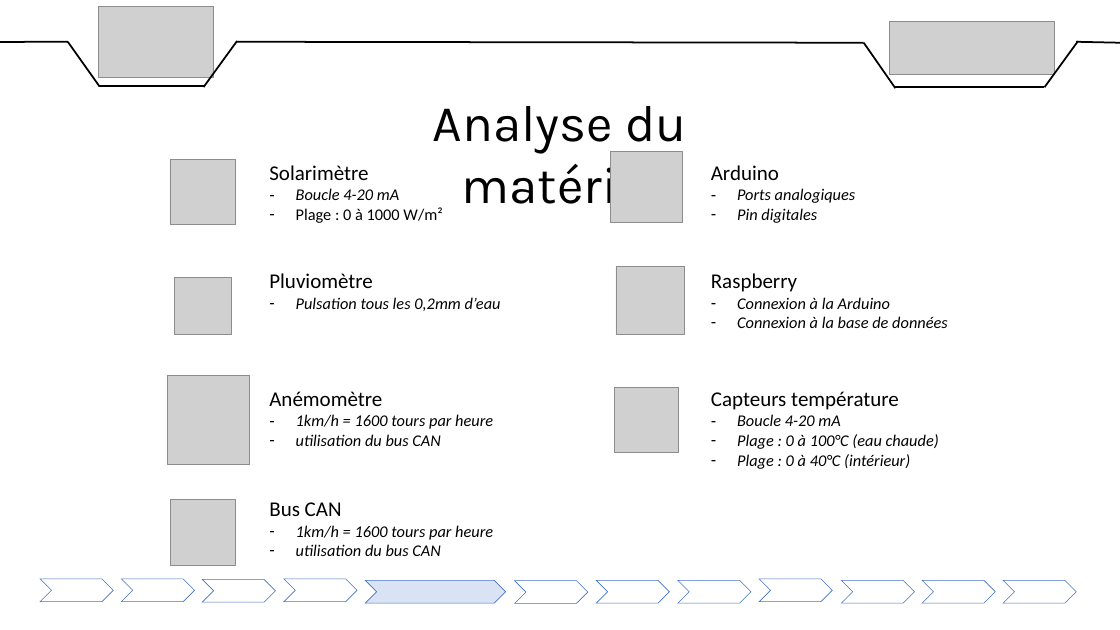
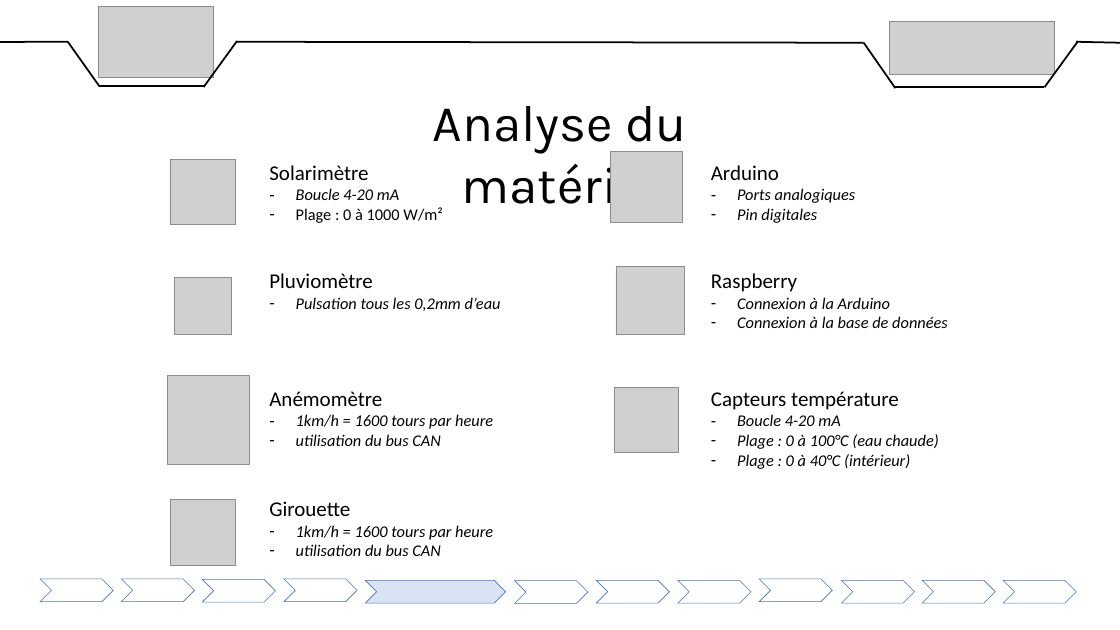
Before and after one commit to DylanChe/SupervisionSerre, a slide deck: slide 8 of oral_projet/revue_final/diaporama_revue_finale_willy.pptx. Drawn at 1120x630 pixels with LibreOffice and Linux fonts; fonts in the diff are those of the drawing; grey boxes stand for pictures. Boxes give left, top, right and bottom in pixels: in the first picture for what was removed or moved away, otherwise in the second. Text is boxed around its words. In the diff, an @@ line names an element or a change of style, - is before the commit and + after.

```diff
--- a/oral_projet/revue_final/diaporama_revue_finale_willy.pptx
+++ b/oral_projet/revue_final/diaporama_revue_finale_willy.pptx
@@ text at box(269, 501, 350, 516): text changed @@
-Bus CAN
+Girouette
```
Also in this commit, not shown: 1 slide added, 1 other file.
